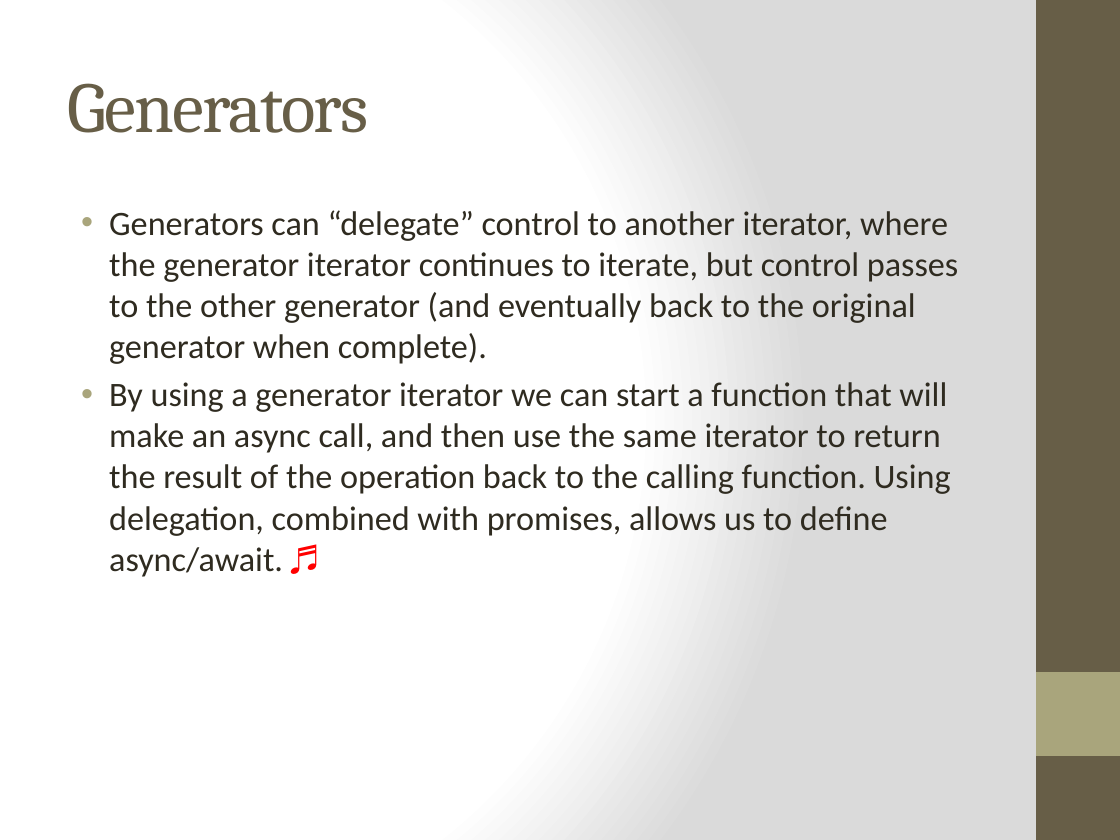
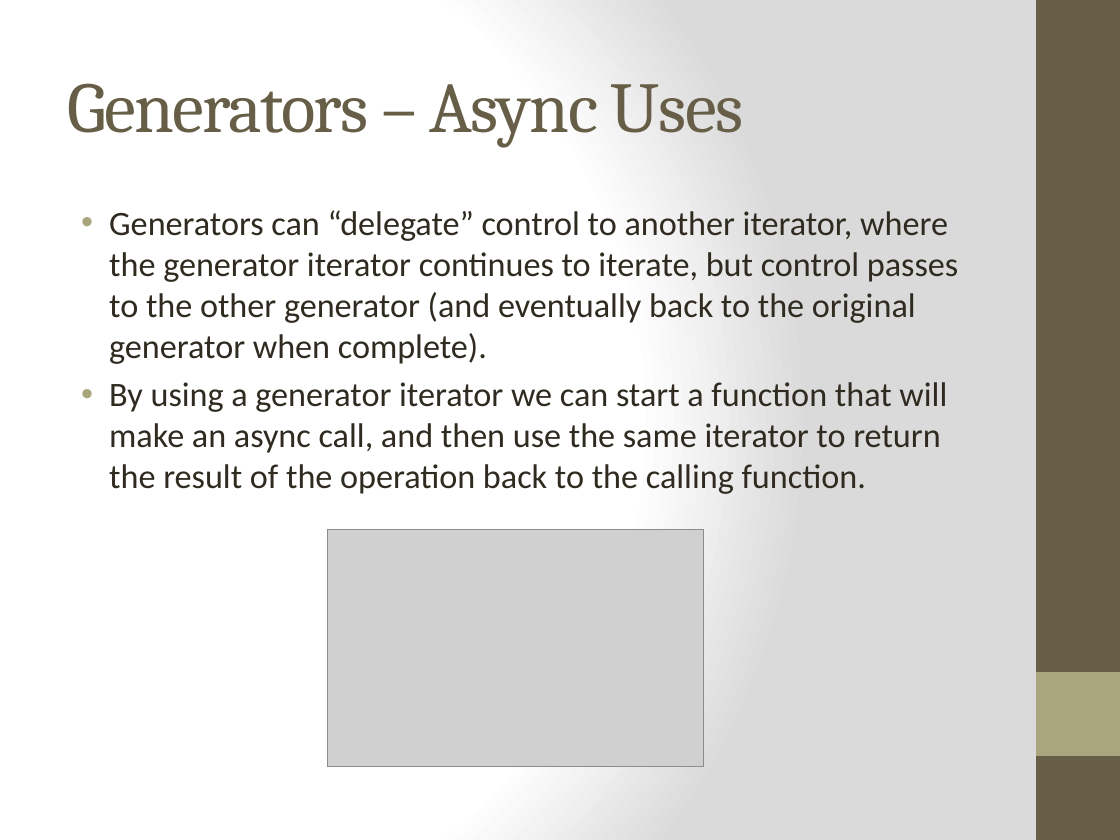
Before and after one commit to cheryly279/AsyncDiscussion, a slide deck: slide 33 of Async_Discussion_9_29_15.pptx. Drawn at 1120x840 pixels with LibreOffice and Linux fonts; fonts in the diff are those of the drawing; grey boxes stand for pictures. Boxes give left, top, right and bottom in pixels: in the first picture for what was removed or moved away, otherwise in the second. Text is boxed around its words. In the diff, an @@ line names an element or a change of style, - is before the commit and + after.

```diff
--- a/Async_Discussion_9_29_15.pptx
+++ b/Async_Discussion_9_29_15.pptx
@@ title at (67, 83, 743, 147): text changed @@
-Generators
+Generators – Async Uses
@@ text at (109, 382, 947, 494): text changed @@
-  • By using a generator iterator we can start a function that will make an async call, and then use the same iterator to return the result of the operation back to the calling function. Using delegation, combined with promises, allows us to define async/await. ♬
+  • By using a generator iterator we can start a function that will make an async call, and then use the same iterator to return the result of the operation back to the calling function.
@@ picture added at (327, 529, 703, 766) @@
```
Also in this commit, not shown: 5 other slides changed, 1 slide added, 18 other files.
